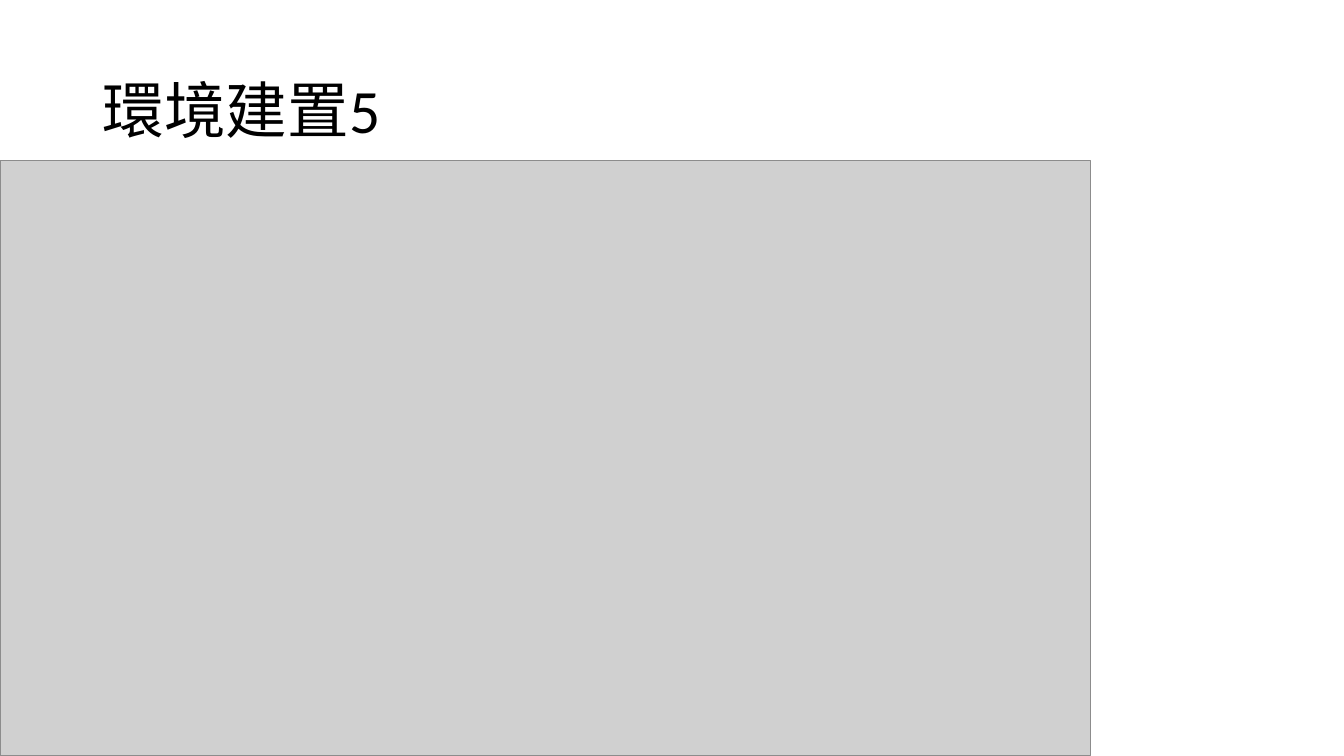
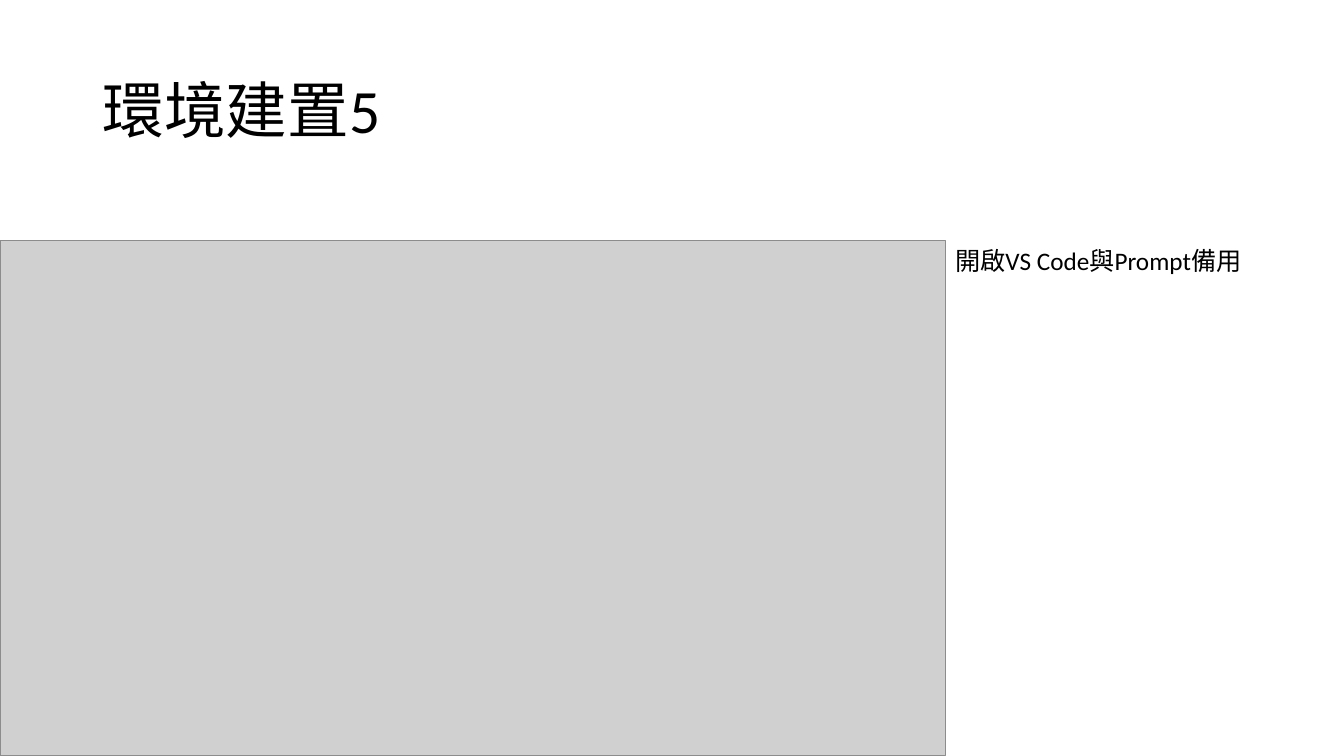
Before and after one commit to Sam821211/Python, a slide deck: slide 6 of Python/新增 Microsoft PowerPoint 簡報.pptx. Drawn at 1344x756 pixels with LibreOffice and Linux fonts; fonts in the diff are those of the drawing; grey boxes stand for pictures. Boxes give left, top, right and bottom in pixels: in the first picture for what was removed or moved away, otherwise in the second. Text is boxed around its words. In the diff, an @@ line names an element or a change of style, - is before the commit and + after.

```diff
--- a/Python/新增 Microsoft PowerPoint 簡報.pptx
+++ b/Python/新增 Microsoft PowerPoint 簡報.pptx
@@ picture: place and size @@
-picture at box(0, 160, 1091, 756)
+picture at box(0, 240, 946, 756)
@@ text added at box(955, 249, 1242, 274), 18 pt, text #000000 @@
+開啟VS Code與Prompt備用
```
Also in this commit, not shown: 1 slide added, 1 slide removed.
